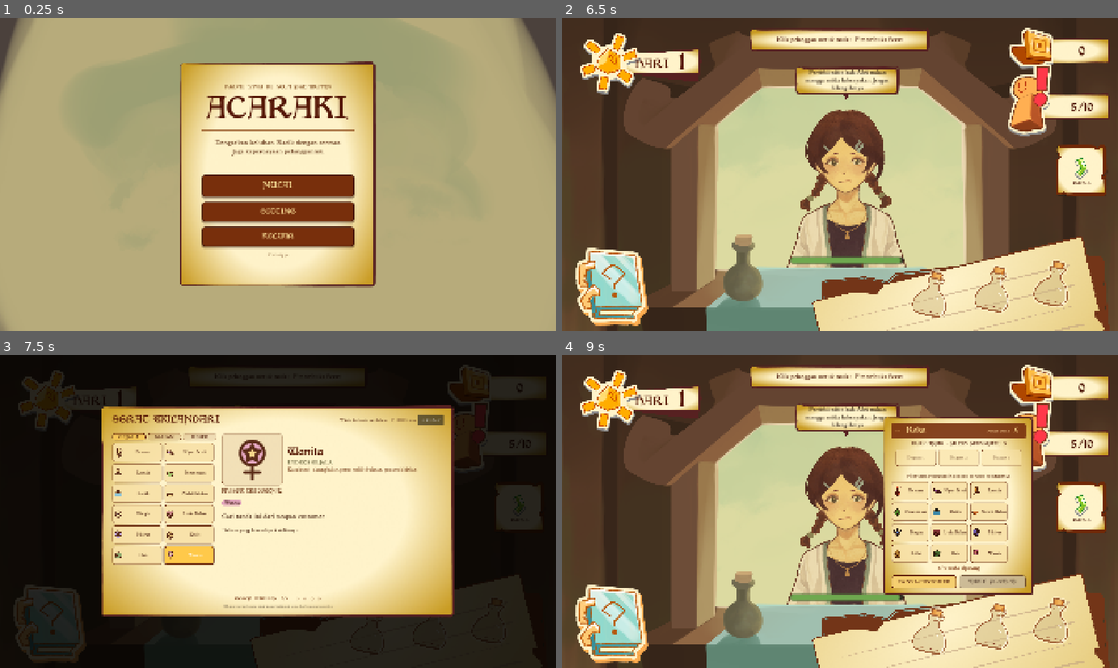
Above: before the commit, frames 1-4 (two rows, left to right).
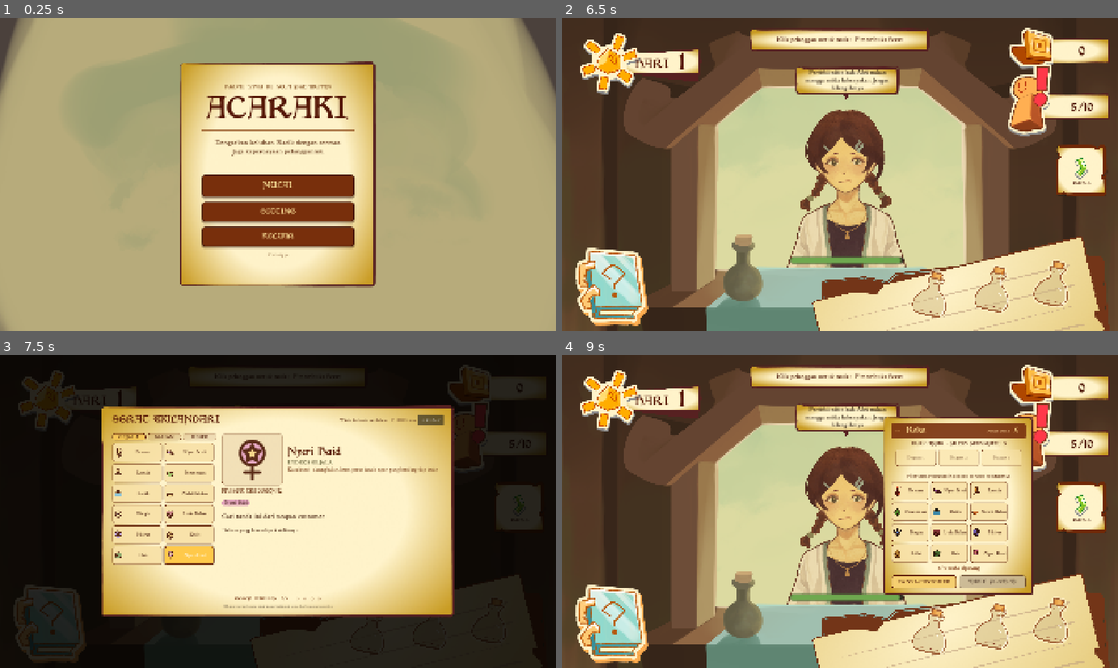
Above: after the commit, the same moments.

Repository: viscasa/igdx-bootcamp
Game: Godot game, scene res://Scenes/UI/main_menu.tscn
Two runs of this game, one before a commit and one after it. Both use one fixed random seed, a clock stepped at 60 frames per second and the inputs below.
Inputs (mouse positions are in pixels of both pictures, inside the frame that each line leads up to):
- Up to frame 1 (0.25 s): no input
- Up to frame 2 (6.5 s): click "MULAI" at 0.5 s; tap Enter at 1.25 s; move the mouse to (962, 158) at 1.27 s; hold W 1.28-2 s; tap R at 1.35 s; click (962, 158) at 1.42 s; tap Space at 1.52 s; click "DAPUR" at 2 s; click (834, 284) at 2.75 s; click "KASIR" at 3.5 s; click (612, 287) at 4.25 s; click "BUKA KEDAI" at 5 s; drag from (728, 190) to (812, 237) at 5.77 s
- Up to frame 3 (7.5 s): tap Space at 6.5 s; move the mouse to (333, 442) at 6.52 s; hold W 6.53-7.25 s; tap F at 6.6 s; click "Wanita" (after the commit: "Nyeri Haid") at 7.25 s
- Up to frame 4 (9 s): click "TUTUP" at 8 s; tap Enter at 8.75 s; drag from (812, 574) to (673, 464) at 8.77 s

Frames 1-2 are identical in both runs. In frame 3, 0.4% of the frame differs, in the area x 33-79%, y 29-65%; in frame 4, less than 0.1%.

Commit message:
feat: rebalance progression and shop economy

Diff:
--- a/Scenes/UI/day_transition.tscn
+++ b/Scenes/UI/day_transition.tscn
@@ -20,6 +20,7 @@
 [ext_resource type="Texture2D" path="res://Assets/UI/DaySummary/event_travelers.svg" id="18_travelers"]
 [ext_resource type="Texture2D" path="res://Assets/UI/DaySummary/event_inspection.svg" id="19_inspection"]
 [ext_resource type="Texture2D" path="res://Assets/UI/Individuals/Recipe Book 1.png" id="20_book"]
+[ext_resource type="Texture2D" path="res://Assets/Kitchen/Panci/panci.png" id="21_pan"]
 
 [sub_resource type="Theme" id="Theme"]
 default_font = ExtResource("3_body")
@@ -140,25 +141,25 @@
 [node name="Served" parent="Panel/Margin/Content/Stats" instance=ExtResource("5_stat")]
 layout_mode = 2
 card_icon = ExtResource("7_served")
-caption = "TERLAYANI"
+caption = "DILAYANI"
 preview_value = "4"
 
 [node name="Perfect" parent="Panel/Margin/Content/Stats" instance=ExtResource("5_stat")]
 layout_mode = 2
 card_icon = ExtResource("8_perfect")
-caption = "SEMPURNA"
+caption = "RACIKAN SEMPURNA"
 preview_value = "0"
 
 [node name="Reputation" parent="Panel/Margin/Content/Stats" instance=ExtResource("5_stat")]
 layout_mode = 2
 card_icon = ExtResource("9_reputation")
-caption = "NAMA BAIK"
+caption = "REPUTASI"
 preview_value = "5/10"
 
 [node name="Money" parent="Panel/Margin/Content/Stats" instance=ExtResource("5_stat")]
 layout_mode = 2
 card_icon = ExtResource("10_money")
-caption = "DUIT"
+caption = "UANG"
 preview_value = "184"
 value_color = Color(0.24, 0.46, 0.13, 1)
 
@@ -262,7 +263,7 @@
 unique_name_in_owner = true
 layout_mode = 2
 theme_override_font_sizes/font_size = 14
-text = "4 ORANG"
+text = "4 PELANGGAN"
 vertical_alignment = 1
 
 [node name="Unlock" type="HBoxContainer" parent="Panel/Margin/Content/MainArea/Forecast/Margin/Box/Footer"]
@@ -310,7 +311,7 @@
 layout_mode = 2
 theme_override_colors/font_color = Color(0.52, 0.34, 0.2, 1)
 theme_override_font_sizes/font_size = 13
-text = "pilih satu atau lewatkan"
+text = "beli sesuai uang atau lewatkan"
 vertical_alignment = 1
 
 [node name="UpgradeBox" type="GridContainer" parent="Panel/Margin/Content/MainArea/ShopColumn"]
@@ -324,32 +325,38 @@
 [node name="Pipisan" parent="Panel/Margin/Content/MainArea/ShopColumn/UpgradeBox" instance=ExtResource("6_upgrade")]
 layout_mode = 2
 card_title = "PIPISAN TAJAM"
-card_effect = "+1 POTONG"
+card_effect = "+1 PAKAI PIPISAN PER HARI"
 card_icon = ExtResource("11_pipisan")
 
 [node name="Heat" parent="Panel/Margin/Content/MainArea/ShopColumn/UpgradeBox" instance=ExtResource("6_upgrade")]
 layout_mode = 2
 card_title = "TUNGKU STABIL"
-card_effect = "ZONA MATANG +"
+card_effect = "LEBIH LAMA SEBELUM GOSONG"
 card_icon = ExtResource("12_heat")
 
 [node name="Clean" parent="Panel/Margin/Content/MainArea/ShopColumn/UpgradeBox" instance=ExtResource("6_upgrade")]
 layout_mode = 2
 card_title = "LAP KUALI"
-card_effect = "AMPAS -"
+card_effect = "2 PENGHALANG KUALI HILANG"
 card_icon = ExtResource("13_clean")
 
 [node name="Patience" parent="Panel/Margin/Content/MainArea/ShopColumn/UpgradeBox" instance=ExtResource("6_upgrade")]
 layout_mode = 2
 card_title = "TEH PENYAMBUT"
-card_effect = "SABAR +12%"
+card_effect = "WAKTU TUNGGU PELANGGAN +12%"
 card_icon = ExtResource("14_patience")
 
 [node name="Pay" parent="Panel/Margin/Content/MainArea/ShopColumn/UpgradeBox" instance=ExtResource("6_upgrade")]
 layout_mode = 2
 card_title = "PAPAN NAMA"
-card_effect = "BAYARAN +8"
+card_effect = "NILAI DASAR JAMU +8 UANG"
 card_icon = ExtResource("15_pay")
+
+[node name="Pan" parent="Panel/Margin/Content/MainArea/ShopColumn/UpgradeBox" instance=ExtResource("6_upgrade")]
+layout_mode = 2
+card_title = "PANCI BARU"
+card_effect = "BISA MASAK +1 JAMU BERSAMAAN"
+card_icon = ExtResource("21_pan")
 
 [node name="ContinueButton" type="Button" parent="Panel/Margin/Content"]
 unique_name_in_owner = true
--- a/Scenes/UI/service_report.tscn
+++ b/Scenes/UI/service_report.tscn
@@ -178,7 +178,7 @@
 layout_mode = 2
 theme_override_colors/font_color = Color(0.38, 0.2, 0.1, 1)
 theme_override_font_sizes/font_size = 14
-text = "REBUSAN · PAS"
+text = "KEMATANGAN · PAS"
 horizontal_alignment = 1
 
 [node name="TasteStatus" type="PanelContainer" parent="Margin/Content/States"]
@@ -229,4 +229,4 @@
 theme_override_colors/font_color = Color(0.25, 0.52, 0.18, 1)
 theme_override_fonts/font = ExtResource("2_display")
 theme_override_font_sizes/font_size = 22
-text = "+24 DUIT"
+text = "+24 UANG"
--- a/Scenes/UI/upgrade_card.tscn
+++ b/Scenes/UI/upgrade_card.tscn
@@ -68,8 +68,10 @@
 theme_override_colors/font_color = Color(0.48, 0.29, 0.15, 1)
 theme_override_fonts/font = ExtResource("3_body")
 theme_override_font_sizes/font_size = 13
-text = "+1 POTONG"
+text = "+1 PAKAI PIPISAN PER HARI"
 horizontal_alignment = 1
+autowrap_mode = 2
+max_lines_visible = 2
 
 [node name="Price" type="Label" parent="Content/Box"]
 layout_mode = 2
@@ -77,5 +79,5 @@
 theme_override_colors/font_color = Color(0.26, 0.45, 0.14, 1)
 theme_override_fonts/font = ExtResource("3_body")
 theme_override_font_sizes/font_size = 13
-text = "LV 1  ·  75 DUIT"
+text = "LV 1  ·  75 UANG"
 horizontal_alignment = 1
--- a/Scripts/Autoloads/game_state.gd
+++ b/Scripts/Autoloads/game_state.gd
@@ -31,7 +31,7 @@
 const RUN_DAYS := 5
 const CUSTOMER_PATIENCE_SCALE := 1.35
 const STUDY_TIME_SCALE := 0.0
-const SPAWN_INTERVAL := Vector2(20.0, 30.0)
+const SPAWN_INTERVAL := Vector2(8.0, 12.0)
 const DAY_EVENT_NAMES := {
 	1: "Hari Pertama",
 	2: "Angin Muson",
@@ -43,7 +43,7 @@
 	1: "Pelajari dasar diagnosis dan layani Raka.",
 	2: "Batuk, menggigil, dan masuk angin lebih sering muncul.",
 	3: "Pesta pasar membawa keluhan perut dan hilang selera.",
-	4: "Empat bahan lanjutan terbuka di Serat.",
+	4: "Racik enam bahan untuk berbagai keluhan para tamu.",
 	5: "Keluhan majemuk dan pelanggan tidak sabar menguji kedaimu.",
 }
 const DAY_EVENT_SYMPTOMS := {
@@ -54,9 +54,9 @@
 const DAY_SCHEDULE := {
 	1: [[&"raka", 2], [&"ki_wanata", 0], [&"nyai_sekar", 2], [&"jayeng", 2]],
 	2: [[&"raka", 0], [&"nyai_sekar", 0], [&"tuan_li", 0], [&"mbok_darmi", 1]],
-	3: [[&"ki_wanata", 2], [&"dyah_pramesti", 3], [&"mbok_darmi", 2], [&"tuan_li", 2]],
-	4: [[&"jayeng", 3], [&"dyah_pramesti", 0], [&"empu_gandring", 1], [&"ki_wanata", 1]],
-	5: [[&"empu_gandring", 0], [&"dyah_pramesti", 4], [&"nyai_sekar", 3], [&"mbok_darmi", 2], [&"jayeng", 0]],
+	3: [[&"ki_wanata", 2], [&"dyah_pramesti", 3], [&"mbok_darmi", 0], [&"tuan_li", 2]],
+	4: [[&"jayeng", 1], [&"dyah_pramesti", 2], [&"empu_gandring", 3], [&"ki_wanata", 3]],
+	5: [[&"empu_gandring", 3], [&"dyah_pramesti", 3], [&"nyai_sekar", 0], [&"mbok_darmi", 1], [&"jayeng", 1]],
 }
 ## How many finished jamu the player can hold at once. Small on purpose:
 ## it forces trips between rooms and keeps the queue readable.
@@ -86,8 +86,11 @@
 var base_pay_bonus: int = 0
 var heat_tolerance_bonus: float = 0.0
 var residue_reduction: int = 0
+var pan_slots: int = 2
 var discovered_recipes: Array[String] = []
 var day_served: int = 0
+var day_departed: int = 0
+var tutorial_hold: bool = false
 var day_perfect: int = 0
 var day_goal_bonus: int = 0
 var total_served: int = 0
@@ -145,6 +148,7 @@
 	base_pay_bonus = 0
 	heat_tolerance_bonus = 0.0
 	residue_reduction = 0
+	pan_slots = 2
 	discovered_recipes.clear()
 	total_served = 0
 	intro_seen = false
@@ -160,6 +164,7 @@
 	time_left = DAY_LENGTH
 	day_earnings = 0
 	day_served = 0
+	day_departed = 0
 	day_perfect = 0
 	day_goal_bonus = 0
 	queue.clear()
@@ -187,7 +192,6 @@
 	if not running:
 		return
 	running = false
-	money += day_earnings
 	day_ended.emit(day, day_earnings)
 	if day >= RUN_DAYS:
 		phase = Phase.VICTORY
@@ -212,6 +216,7 @@
 		&"clean": 85,
 		&"patience": 95,
 		&"pay": 125,
+		&"pan": 110,
 	}
 	var bumps := {
 		&"pipisan": 45,
@@ -219,6 +224,7 @@
 		&"clean": 45,
 		&"patience": 50,
 		&"pay": 70,
+		&"pan": 70,
 	}
 	return int(base_costs.get(id, 0)) + upgrade_level(id) * int(bumps.get(id, 0))
 
@@ -235,6 +241,8 @@
 			return int(base_pay_bonus / 8)
 		&"clean":
 			return int(residue_reduction / 2)
+		&"pan":
+			return pan_slots - 2
 	return 0
 
 
@@ -243,17 +251,21 @@
 		&"pipisan": "Pipisan Tajam",
 		&"heat": "Tungku Stabil",
 		&"clean": "Lap Kuali",
-		&"patience": "Bangku Tunggu",
+		&"patience": "Teh Penyambut",
 		&"pay": "Papan Nama",
+		&"pan": "Panci Baru",
 	}.get(id, "Persiapan")
 
 
 func buy_upgrade(id: StringName) -> bool:
 	if phase != Phase.DAY_END:
 		return false
+	if id == &"pan" and pan_slots >= 4:
+		post("Jumlah panci sudah maksimal.", Color("ffd36f"))
+		return false
 	var cost := upgrade_cost(id)
 	if cost <= 0 or money < cost:
-		post("Duit belum cukup untuk persiapan itu.", Color("e05a4f"))
+		post("Uang belum cukup untuk persiapan itu.", Color("e05a4f"))
 		return false
 	money -= cost
 	match id:
@@ -267,7 +279,9 @@
 			base_pay_bonus += 8
 		&"clean":
 			residue_reduction += 2
-	post("%s dibeli. Duit tersisa %d." % [upgrade_name(id), money],
+		&"pan":
+			pan_slots += 1
+	post("%s dibeli. Uang tersisa %d." % [upgrade_name(id), money],
 		Color("6fd48f"))
 	phase_changed.emit()
 	return true
@@ -284,12 +298,12 @@
 	if _reaction_timer > 0.0:
 		_reaction_timer -= delta
 
-	if game_over or not running:
+	if game_over or not running or tutorial_hold:
 		return
 	var tick := delta * (STUDY_TIME_SCALE if study_open else 1.0)
 
 	time_left -= tick
-	if time_left <= 0.0:
+	if time_left <= 0.0 and not DAY_SCHEDULE.has(day):
 		end_day()
 		return
 
@@ -300,6 +314,7 @@
 		if queue[i].is_expired():
 			var lost := queue[i]
 			_drop_order(i)
+			day_departed += 1
 			reputation -= 1
 			post("%s pergi kecewa." % lost.customer.display_name, Color("e05a4f"))
 			if reputation <= 0:
@@ -364,7 +379,7 @@
 	if idx < 0 or idx >= c.variants.size():
 		return []
 	var v: RequestVariant = c.variants[idx]
-	if v.min_day > day:
+	if v.min_day > day or not IngredientDB.supports_request(v):
 		return []
 	return [c, v]
 
@@ -386,6 +401,8 @@
 		if already_waiting:
 			continue
 		for variant in customer.variants:
+			if not IngredientDB.supports_request(variant):
+				continue
 			if variant.min_day > day:
 				continue
 			var weight := 1
@@ -522,6 +539,7 @@
 	var pay := maxi(gross - b.ingredient_cost, 1)
 
 	day_earnings += pay
+	money += pay
 	day_served += 1
 	total_served += 1
 
@@ -574,7 +592,7 @@
 		parts.append("reputasi %s%d" % [
 			"+" if reputation_delta > 0 else "", reputation_delta])
 
-	# Under-dosing gets its own wording. "Kurang takaran" tells the player
+	# Under-dosing gets its own wording. "Dosis kurang" tells the player
 	# they picked the right plant but not enough of it — a different lesson
 	# from picking the wrong plant entirely.
 	var weak: Array[String] = []
@@ -587,7 +605,7 @@
 			absent.append(label)
 
 	if not weak.is_empty():
-		parts.append("kurang takaran: %s" % ", ".join(weak))
+		parts.append("dosis kurang: %s" % ", ".join(weak))
 	if not absent.is_empty():
 		parts.append("terlewat: %s" % ", ".join(absent))
 
@@ -624,7 +642,7 @@
 	_service_report_timer = 10.0
 	service_reported.emit()
 
-	post("%s: %s — untung %d duit.%s" % [
+	post("%s: %s — untung %d uang.%s" % [
 		reaction, result.grade(), pay, suffix], col)
 
 
@@ -637,13 +655,13 @@
 	var taste := "seimbang" if result.palatability >= 1.0 else "terlalu pahit"
 	var cooked := "gosong" if brew.is_burnt else (
 		"pas" if brew.doneness <= 1.15 else "terlalu lama")
-	out.append("Dosis %d%%  ·  Rebusan %s" % [
+	out.append("Dosis %d%%  ·  Kematangan %s" % [
 		roundi(result.precision * 100.0), cooked])
 	var finish := "%s  ·  Rasa %s" % [brew.display_name(), taste]
 	if brew.heritage_name != "":
 		finish += "  ·  ★ %s" % brew.heritage_name
 	out.append(finish)
-	out.append("+%d duit  ·  bahan %d" % [pay, brew.ingredient_cost])
+	out.append("+%d uang  ·  bahan %d" % [pay, brew.ingredient_cost])
 	return out
 
 
--- a/Scripts/Core/brew_result.gd
+++ b/Scripts/Core/brew_result.gd
@@ -10,7 +10,7 @@
 var covered: Array[Symptom.Code] = []
 var missed: Array[Symptom.Code] = []
 ## Symptom code -> [supplied, required] for anything under-dosed. Lets the
-## feedback line say "kurang takaran" instead of a flat "wrong", which is
+## feedback line say "dosis kurang" instead of a flat "wrong", which is
 ## the difference between a lesson and a scolding.
 var partial: Dictionary = {}
 var palatability: float = 1.0      ## 0.5..1.2 — bitterness vs sweetness
--- a/Scripts/Core/kuali_shape.gd
+++ b/Scripts/Core/kuali_shape.gd
@@ -141,7 +141,7 @@
 
 ## Residue count grows with the day but always leaves slack.
 static func residue_budget(shape_size: int, day: int, required_area: int) -> int:
-	var ratio := clampf(0.08 + (day - 1) * 0.05, 0.0, 0.38)
+	var ratio := clampf(0.18 + (day - 1) * 0.055, 0.0, 0.45)
 	var wanted := ceili(shape_size * ratio)
 	var ceiling := shape_size - required_area - 1
 	return maxi(mini(wanted, ceiling), 0)
@@ -154,10 +154,11 @@
 	if count <= 0:
 		return []
 
-	for attempt in range(4):
-		var picked := _pick_scattered(shape, count, rng)
-		if _is_solvable(shape, picked, shapes_to_fit):
-			return picked
+	for residue_count in range(count, 0, -1):
+		for attempt in range(64):
+			var picked := _pick_scattered(shape, residue_count, rng)
+			if _is_solvable(shape, picked, shapes_to_fit):
+				return picked
 
 	# Could not verify — ship a clean board instead of a broken one.
 	return []
@@ -209,7 +210,6 @@
 	# The required ingredients must at least fit by area.
 	if total_area > free.size():
 		return false
-	return true
 
 	var singles_area := 0
 	var ordered := []
--- a/Scripts/Core/recipe_evaluator.gd
+++ b/Scripts/Core/recipe_evaluator.gd
@@ -160,12 +160,6 @@
 			"effect": "Ramuan hangat untuk dingin, batuk, pegal, dan badan kurang tenaga.",
 			"lore": "Jahe merah membawa rasa panas yang kuat. Di dunia Acaraki, prajurit menyebutnya ramuan penghangat penjaga malam."
 		},
-		{
-			"name": "Pahitan",
-			"ids": [&"brotowali", &"sambiloto"],
-			"effect": "Ramuan pahit untuk panas, kulit bermasalah, dan ketahanan tubuh.",
-			"lore": "Pahitan bukan dibuat untuk enak, tapi untuk kuat. Brotowali dan sambiloto memberi identitas jamu yang tegas dan berani."
-		},
 	]
 
 
--- a/Scripts/Data/customer_db.gd
+++ b/Scripts/Data/customer_db.gd
@@ -75,7 +75,7 @@
 		_make(&"nyai_sekar", "Nyai Sekar", "Penjual Kain", Color("c46f9f"), 55.0, 1.4, [
 			V.create("Hari ini daganganku ramai, tapi perut bawahku melilit. Pinggangku juga pegal.",
 				[S.WANITA, S.NYERI_SENDI], 1, {S.WANITA: 4, S.NYERI_SENDI: 3}, [
-					"Ini datang tiap bulan, biasanya begini.",
+					"Aku sedang datang bulan. Perut bawahku biasanya kram begini.",
 					"Pinggang dan pahaku ikut pegal."
 				]),
 			V.create("Aku berdiri dari subuh di pasar. Pinggang sakit, makan pun tidak berselera.",
--- a/Scripts/Data/ingredient_db.gd
+++ b/Scripts/Data/ingredient_db.gd
@@ -7,6 +7,7 @@
 ## Khasiat sourced in Docs/02-Ingredients.md. Do not invent new ones.
 
 const S := Symptom.Code
+const PLAYABLE_IDS: Array[StringName] = [&"jahe_merah", &"kunyit", &"kencur", &"beras", &"asam_jawa", &"gula_jawa"]
 
 var all: Array[IngredientData] = []
 var _by_id: Dictionary = {}
@@ -27,7 +28,7 @@
 func available_on_day(day: int) -> Array[IngredientData]:
 	var out: Array[IngredientData] = []
 	for ing in all:
-		if int(UNLOCK_DAY.get(ing.ingredient_id, 1)) <= day:
+		if ing.ingredient_id in PLAYABLE_IDS and int(UNLOCK_DAY.get(ing.ingredient_id, 1)) <= day:
 			out.append(ing)
 	return out
 
@@ -35,13 +36,27 @@
 func unlock_names_on_day(day: int) -> Array[String]:
 	var out: Array[String] = []
 	for ing in all:
-		if int(UNLOCK_DAY.get(ing.ingredient_id, 1)) == day:
+		if ing.ingredient_id in PLAYABLE_IDS and int(UNLOCK_DAY.get(ing.ingredient_id, 1)) == day:
 			out.append(ing.display_name)
 	return out
 
 
 func unlock_day(id: StringName) -> int:
 	return int(UNLOCK_DAY.get(id, 1))
+
+
+func supports_symptom(code: Symptom.Code) -> bool:
+	for ing in available_on_day(1):
+		if ing.treats_symptom(code):
+			return true
+	return false
+
+
+func supports_request(variant: RequestVariant) -> bool:
+	for code in variant.symptoms:
+		if not supports_symptom(code):
+			return false
+	return true
 
 
 func next_unlock_text(after_day: int) -> String:
--- a/Scripts/Data/symptom.gd
+++ b/Scripts/Data/symptom.gd
@@ -16,7 +16,7 @@
 	PIKIRAN,      ## insomnia, anxiety, headache
 	KULIT,        ## itching, acne, skin
 	HATI_LIVER,   ## liver trouble
-	WANITA,       ## menstrual / postpartum
+	WANITA,       ## menstrual cramps; legacy identifier kept for compatibility
 }
 
 const NAMES := {
@@ -31,7 +31,7 @@
 	Code.PIKIRAN: "Pikiran",
 	Code.KULIT: "Kulit",
 	Code.HATI_LIVER: "Hati",
-	Code.WANITA: "Wanita",
+	Code.WANITA: "Nyeri Haid",
 }
 
 ## Placeholder colors so the prototype reads clearly without art.
@@ -65,7 +65,7 @@
 	Code.PIKIRAN: "Tubuhku lelah, tetapi pikiranku terus berputar dan sulit tenang.",
 	Code.KULIT: "Keluhannya terlihat di permukaan: gatal, kemerahan, atau beruntusan.",
 	Code.HATI_LIVER: "Mataku tampak menguning dan tubuhku terus terasa tidak bugar.",
-	Code.WANITA: "Keluhannya berkaitan dengan datang bulan atau masa setelah melahirkan.",
+	Code.WANITA: "Aku sedang datang bulan. Perut bawahku kram seperti biasanya.",
 }
 
 ## Short descriptions used by the Serat's complaint index. Unlike CLUES these
@@ -82,7 +82,7 @@
 	Code.PIKIRAN: "kata kunci: sulit tidur, gelisah, kepala/pikiran berputar",
 	Code.KULIT: "kata kunci: gatal, kemerahan, beruntusan, wajah bermasalah",
 	Code.HATI_LIVER: "kata kunci: mata menguning, badan tidak bugar lama",
-	Code.WANITA: "kata kunci: datang bulan, perut melilit bulanan, pascamelahirkan",
+	Code.WANITA: "kata kunci: datang bulan, kram perut bawah, nyeri yang berulang tiap bulan",
 }
 
 
--- a/Scripts/Game/order.gd
+++ b/Scripts/Game/order.gd
@@ -120,19 +120,18 @@
 	return o
 
 
-## Day 1-2 pins every severity to 1, so the opening days play exactly like
-## the old one-ingredient-is-enough rule. Potency then ramps in gradually —
-## the player learns the system by watching a bar need more, not by reading
-## a tutorial.
+## Even the opening order needs more than one standard 4-cell ingredient.
+## Players can overdose with two whole pieces or use the pipisan for an exact
+## dose; later days tighten that choice without changing the rule itself.
 static func _resolve_demand(v: RequestVariant, day: int) -> Dictionary:
 	var out := {}
 	for s in v.symptoms:
 		var want: int = v.severity_of(s)
 		if day <= 2:
-			want = maxi(want, 4)
+			want = maxi(want, 6)
 		elif day <= 4:
-			want = maxi(mini(want, 5), 4)
+			want = maxi(want, 7)
 		else:
-			want = maxi(want, 4)
+			want = maxi(want, 8)
 		out[s] = want
 	return out
--- a/Scripts/UI/day_transition.gd
+++ b/Scripts/UI/day_transition.gd
@@ -2,7 +2,7 @@
 extends Control
 
 const IDS: Array[StringName] = [
-	&"pipisan", &"heat", &"clean", &"patience", &"pay"
+	&"pipisan", &"heat", &"clean", &"patience", &"pay", &"pan"
 ]
 
 const EVENT_ICONS := {
@@ -90,7 +90,7 @@
 	tomorrow_title.text = GameState.day_event_name(next_day).to_upper()
 	tomorrow_description.text = GameState.day_event_description(next_day)
 	var schedule: Array = GameState.DAY_SCHEDULE.get(next_day, [])
-	roster_label.text = "%d ORANG" % schedule.size()
+	roster_label.text = "%d PELANGGAN" % schedule.size()
 
 	var unlock_names := IngredientDB.unlock_names_on_day(next_day)
 	unlock.visible = not unlock_names.is_empty()
@@ -105,7 +105,9 @@
 			continue
 		var id := IDS[i]
 		var cost := GameState.upgrade_cost(id)
-		button.setup(GameState.upgrade_level(id) + 1, cost, GameState.money >= cost)
+		var maxed := id == &"pan" and GameState.pan_slots >= 4
+		button.setup(GameState.upgrade_level(id) + 1, cost,
+			GameState.money >= cost and not maxed, maxed)
 
 
 func _set_event_art(for_day: int) -> void:
@@ -113,11 +115,11 @@
 
 
 func _show_run_end(victory: bool) -> void:
-	eyebrow.text = "RUN SELESAI"
+	eyebrow.text = "PERJALANAN SELESAI"
 	title_label.text = "KEDAI DIKENAL PELABUHAN" if victory \
 		else "KEDAI KEHILANGAN KEPERCAYAAN"
 	served_card.set_value("%d" % GameState.total_served)
-	perfect_card.set_value("%d/4" % GameState.discovered_recipes.size())
+	perfect_card.set_value("%d/%d" % [GameState.discovered_recipes.size(), RecipeEvaluator.heritage_recipes().size()])
 	forecast.visible = false
 	shop_column.visible = false
 	continue_button.text = "MAIN LAGI" if victory else "COBA LAGI"
--- a/Scripts/UI/service_report.gd
+++ b/Scripts/UI/service_report.gd
@@ -45,14 +45,14 @@
 	_set_score(diagnosis_bar, diagnosis_value, float(details.get("diagnosis", 0.0)))
 	_set_score(khasiat_bar, khasiat_value, float(details.get("accuracy", 0.0)))
 	_set_score(dosis_bar, dosis_value, float(details.get("precision", 0.0)))
-	cooking_label.text = "REBUSAN · %s" % String(details.get("cooking", "—"))
+	cooking_label.text = "KEMATANGAN · %s" % String(details.get("cooking", "—"))
 	taste_label.text = "RASA · %s" % String(details.get("taste", "—"))
 	guessed_label.text = "Dugaan: %s" % _join_names(details.get("guessed", []))
 	actual_label.text = "Sebenarnya: %s" % _join_names(details.get("actual", []))
 	var heritage := String(details.get("heritage", ""))
 	brew_label.text = "★ %s" % heritage if heritage != "" \
 		else String(details.get("brew_name", "Jamu Racikan")).to_upper()
-	pay_label.text = "+%d DUIT" % int(details.get("pay", 0))
+	pay_label.text = "+%d UANG" % int(details.get("pay", 0))
 
 
 func _set_score(bar: ProgressBar, label: Label, ratio: float) -> void:
--- a/Scripts/UI/upgrade_card.gd
+++ b/Scripts/UI/upgrade_card.gd
@@ -6,7 +6,7 @@
 	set(value):
 		card_title = value
 		_sync_preview()
-@export var card_effect := "+1 POTONG":
+@export var card_effect := "+1 PAKAI PIPISAN PER HARI":
 	set(value):
 		card_effect = value
 		_sync_preview()
@@ -27,8 +27,8 @@
 		mouse_exited.connect(_set_hovered.bind(false))
 
 
-func setup(level: int, cost: int, can_afford: bool) -> void:
-	$Content/Box/Price.text = "LV %d  ·  %d DUIT" % [level, cost]
+func setup(level: int, cost: int, can_afford: bool, maxed := false) -> void:
+	$Content/Box/Price.text = "MAKSIMAL" if maxed else "LV %d  ·  %d UANG" % [level, cost]
 	disabled = not can_afford
 	modulate = Color(1, 1, 1, 1) if can_afford else Color(0.62, 0.58, 0.5, 0.82)
 
Not shown: 1 places in Scenes/UI/day_transition.tscn that only renumber resources
